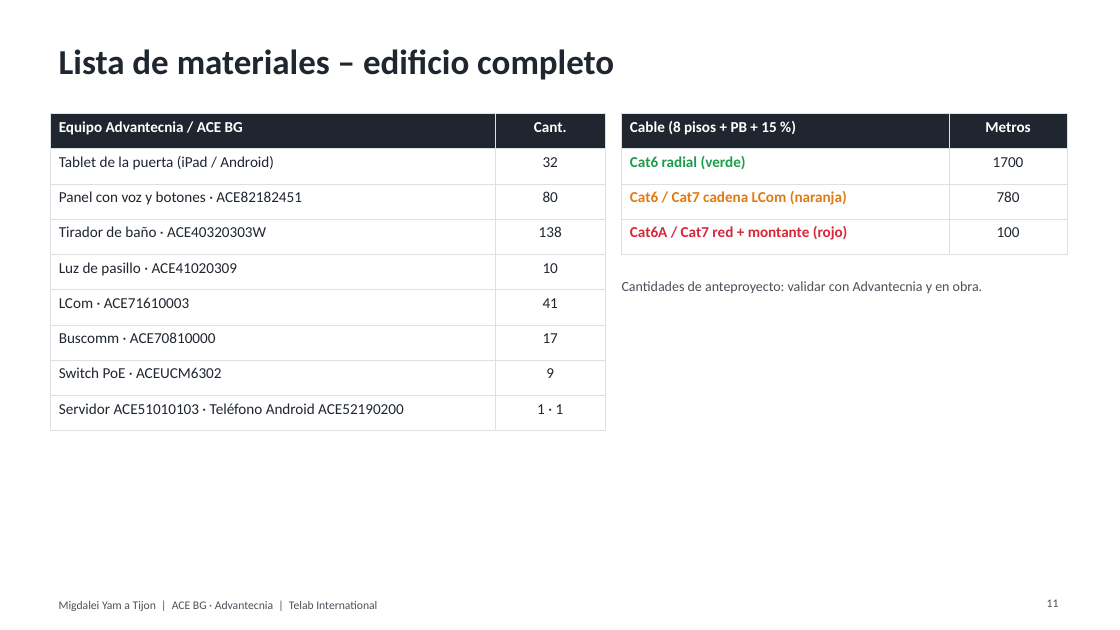
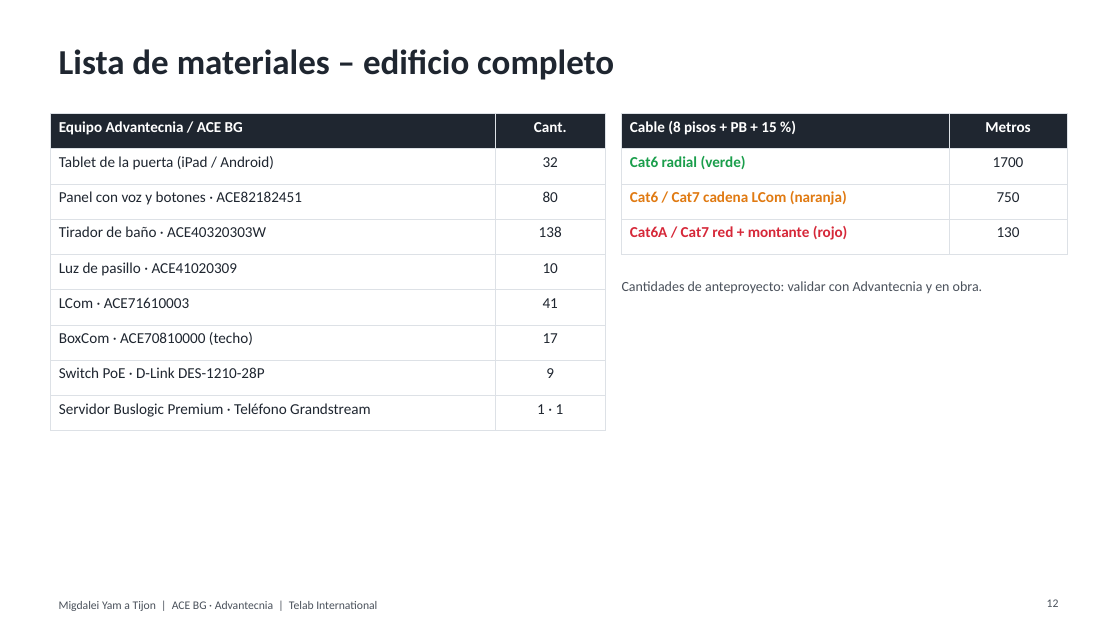
Before and after one commit to alexjusid-jpg/planos, a slide deck: slide 12 of migdalei/es/presentacion_ES.pptx (slide 11 before the commit). Drawn at 1120x630 pixels with LibreOffice and Linux fonts; fonts in the diff are those of the drawing. Boxes give left, top, right and bottom in pixels: in the first picture for what was removed or moved away, otherwise in the second. Text is boxed around its words. In the diff, an @@ line names an element or a change of style, - is before the commit and + after.

```diff
--- a/migdalei/es/presentacion_ES.pptx
+++ b/migdalei/es/presentacion_ES.pptx
@@ table at [50,113,605,421] @@
-row 7, column 1: Buscomm · ACE70810000
+row 7, column 1: BoxCom · ACE70810000 (techo)
-row 8, column 1: Switch PoE · ACEUCM6302
+row 8, column 1: Switch PoE · D-Link DES-1210-28P
-row 9, column 1: Servidor ACE51010103 · Teléfono Android ACE52190200
+row 9, column 1: Servidor Buslogic Premium · Teléfono Grandstream
@@ table at [622,113,1067,244] @@
-row 3, column 2: 780
+row 3, column 2: 750
-row 4, column 2: 100
+row 4, column 2: 130
@@ page number at [1047,599,1059,607]: text changed @@
-11
+12
```
Also in this commit, not shown: 3 other slides changed, 1 slide added, 20 other files.
